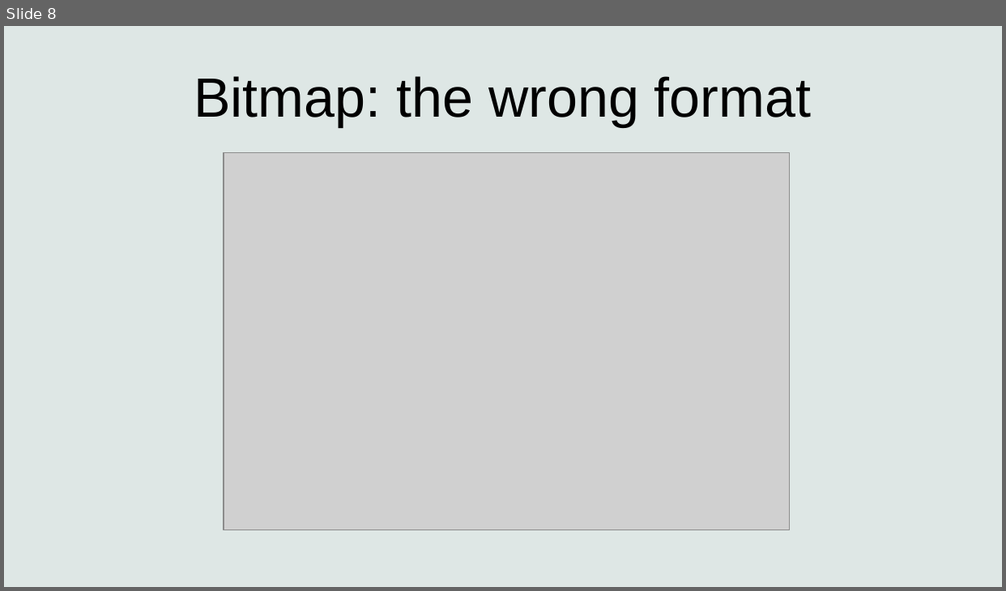
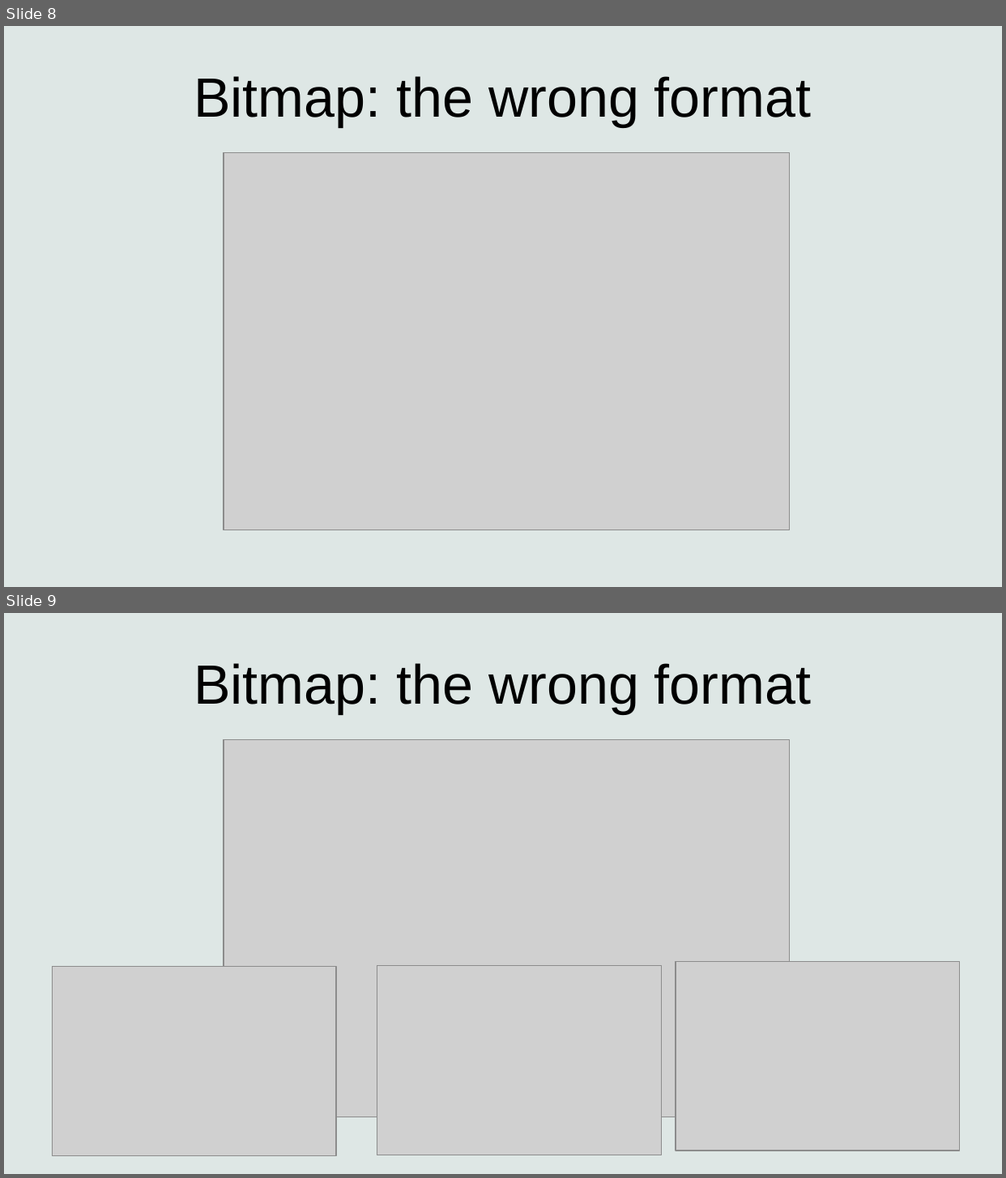
Before and after one commit to turbor/fri3d2026-inkscape, a slide deck: presentation.odp. Shown one above the other, each under a label of ours: slide 8 before the commit, slides 8 and 9 after it. The pictures are 1006x591 and 1006x1178 pixels, drawn with LibreOffice and Linux fonts; fonts in the diff are those of the drawing; grey boxes stand for pictures. Boxes give left, top, right and bottom in pixels: in the first picture for what was removed or moved away, otherwise in the second. Text is boxed around its words. In the diff, an @@ line names an element or a change of style, - is before the commit and + after.

```diff
--- a/presentation.odp
+++ b/presentation.odp
@@ slide 9 added at [4,613,1002,1174], background #DEE7E5 @@
@@ title added at [194,663,811,714], 44 pt, text #000000 @@
+Bitmap: the wrong format
@@ picture added at [224,740,789,1118] @@
@@ picture added at [52,967,336,1157] @@
@@ picture added at [377,966,662,1156] @@
@@ picture added at [676,961,961,1151] @@
```
Also in this commit, not shown: 1 slide changed, 2 other slides added, 1 slide removed, 12 other files.
